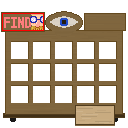
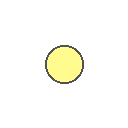
Revision of a layered 128 × 128 image; what changed, layer by layer:
painted on "Layer 7" over [30, 14, 82, 82]
painted on "Layer 8" over [45, 14, 125, 84]
removed layer "Layer 5" over [1, 12, 45, 32]
removed layer "Layer 3" over [2, 11, 126, 126]
removed layer "Layer 4" over [10, 116, 118, 122]
